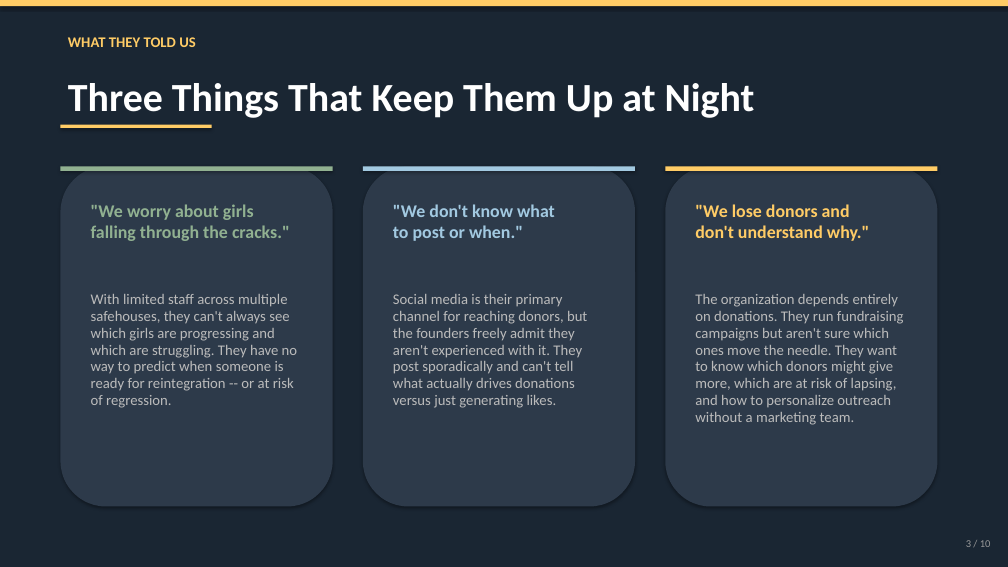
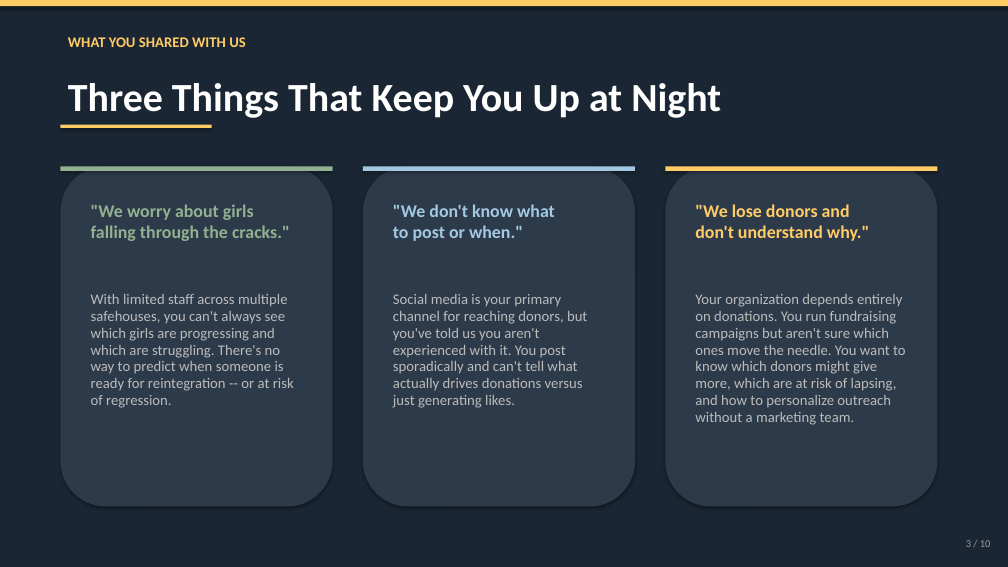
Before and after one commit to linklyns/New-Dawn, a slide deck: slide 3 of presentation/New_Dawn_Presentation.pptx. Drawn at 1008x567 pixels with LibreOffice and Linux fonts; fonts in the diff are those of the drawing. Boxes give left, top, right and bottom in pixels: in the first picture for what was removed or moved away, otherwise in the second. Text is boxed around its words. In the diff, an @@ line names an element or a change of style, - is before the commit and + after.

```diff
--- a/presentation/New_Dawn_Presentation.pptx
+++ b/presentation/New_Dawn_Presentation.pptx
@@ text at [68, 37, 246, 47]: text changed @@
-WHAT THEY TOLD US
+WHAT YOU SHARED WITH US
@@ text at [68, 83, 721, 118]: text changed @@
-Three Things That Keep Them Up at Night
+Three Things That Keep You Up at Night
@@ text at [91, 294, 294, 408]: text changed @@
-With limited staff across multiple safehouses, they can't always see which girls are progressing and which are struggling. They have no way to predict when someone is ready for reintegration -- or at risk of regression.
+With limited staff across multiple safehouses, you can't always see which girls are progressing and which are struggling. There's no way to predict when someone is ready for reintegration -- or at risk of regression.
@@ text at [393, 294, 587, 408]: text changed @@
-Social media is their primary channel for reaching donors, but the founders freely admit they aren't experienced with it. They post sporadically and can't tell what actually drives donations versus just generating likes.
+Social media is your primary channel for reaching donors, but you've told us you aren't experienced with it. You post sporadically and can't tell what actually drives donations versus just generating likes.
@@ text at [695, 294, 906, 425]: text changed @@
-The organization depends entirely on donations. They run fundraising campaigns but aren't sure which ones move the needle. They want to know which donors might give more, which are at risk of lapsing, and how to personalize outreach without a marketing team.
+Your organization depends entirely on donations. You run fundraising campaigns but aren't sure which ones move the needle. You want to know which donors might give more, which are at risk of lapsing, and how to personalize outreach without a marketing team.
```
Also in this commit, not shown: 1 slide added, 1 slide removed, 1 other file.
